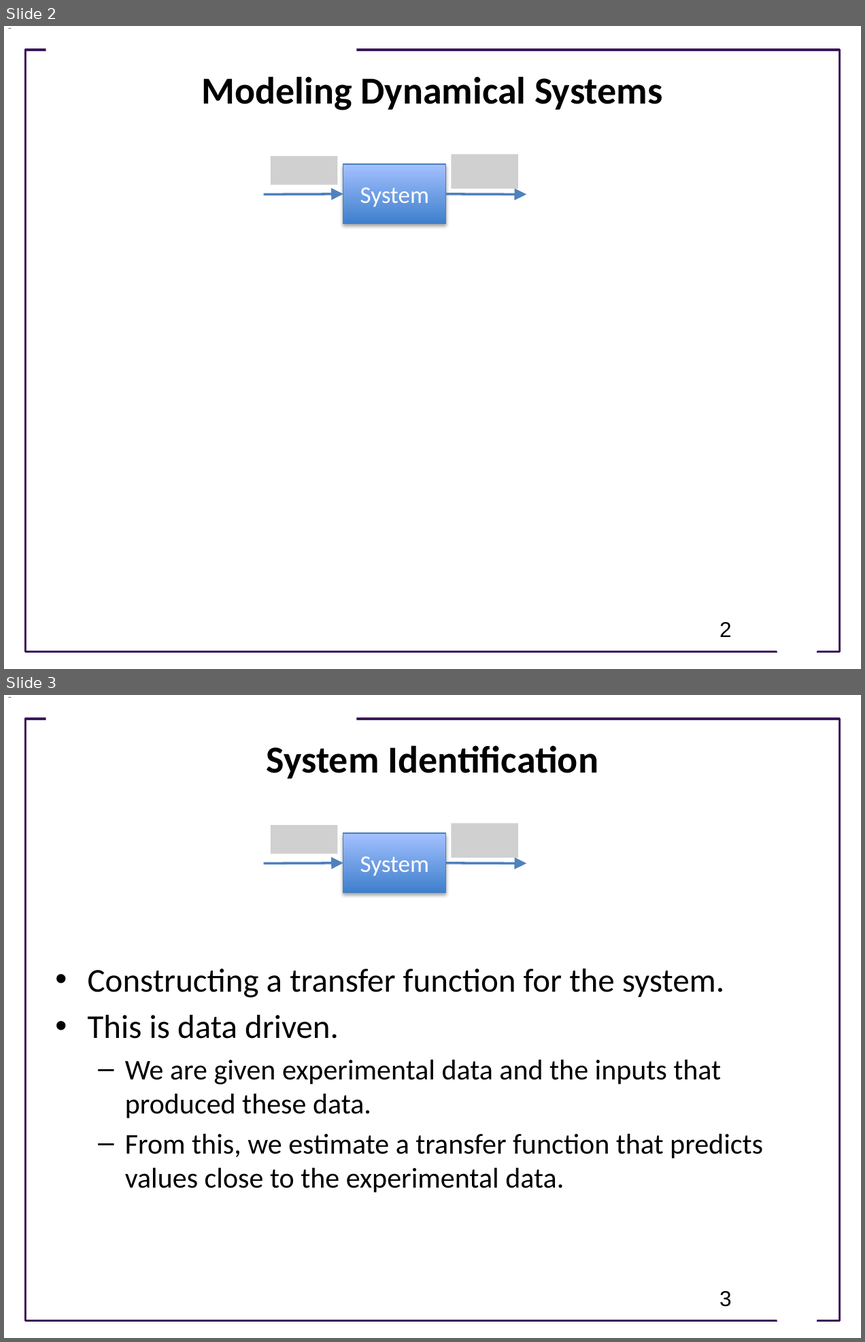
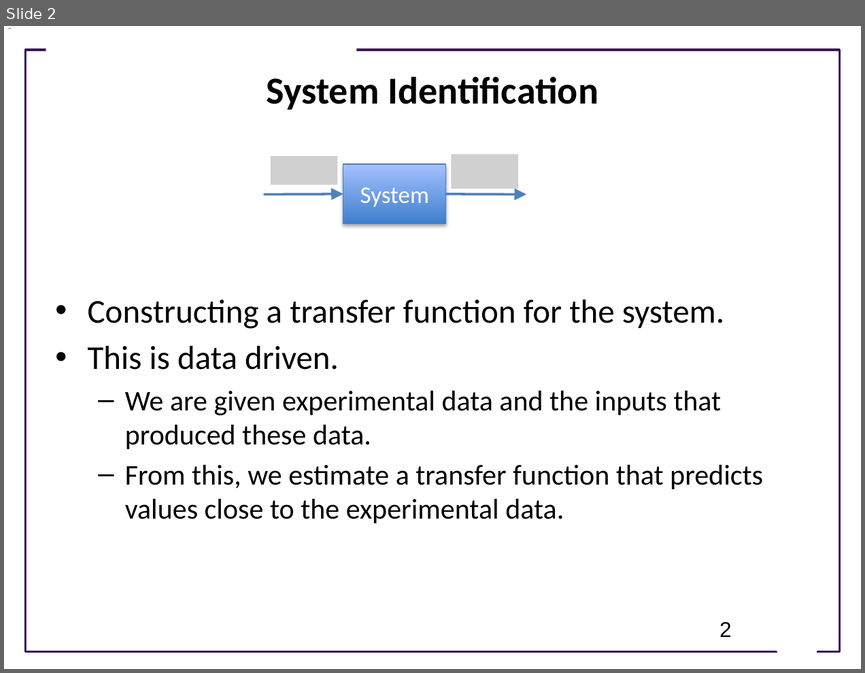
Before and after one commit to joseph-hellerstein/advanced-controls-lectures, a slide deck: lectures/lecture_11_12-system-identification/system_identification.pptx. Shown one above the other, each under a label of ours: slides 2 and 3 before the commit, slide 2 after it. The pictures are 865x1342 and 865x673 pixels, drawn with LibreOffice and Linux fonts; fonts in the diff are those of the drawing; grey boxes stand for pictures; background and template pictures are left out. Boxes give left, top, right and bottom in pixels: in the first picture for what was removed or moved away, otherwise in the second. Text is boxed around its words. In the diff, an @@ line names an element or a change of style, - is before the commit and + after.

```diff
--- a/lectures/lecture_11_12-system-identification/system_identification.pptx
+++ b/lectures/lecture_11_12-system-identification/system_identification.pptx
@@ slide 2 removed at (4,26,861,669), background #FFFFFF; not listed: 3 template elements that a slide beside it also shows @@
@@ title removed at (201,76,662,110) @@
-Modeling Dynamical Systems
@@ group removed at (264,154,527,223): 2 arrows, 2 pictures, 1 rectangle @@
-System
@@ page number removed at (719,622,732,637) @@
-2
@@ what was slide 3 is now slide 2 @@
@@ page number at (719,622,732,637): text changed @@
-3
+2
```
Also in this commit, not shown: 1 slide changed, 3 other slides removed, 8 other files.
